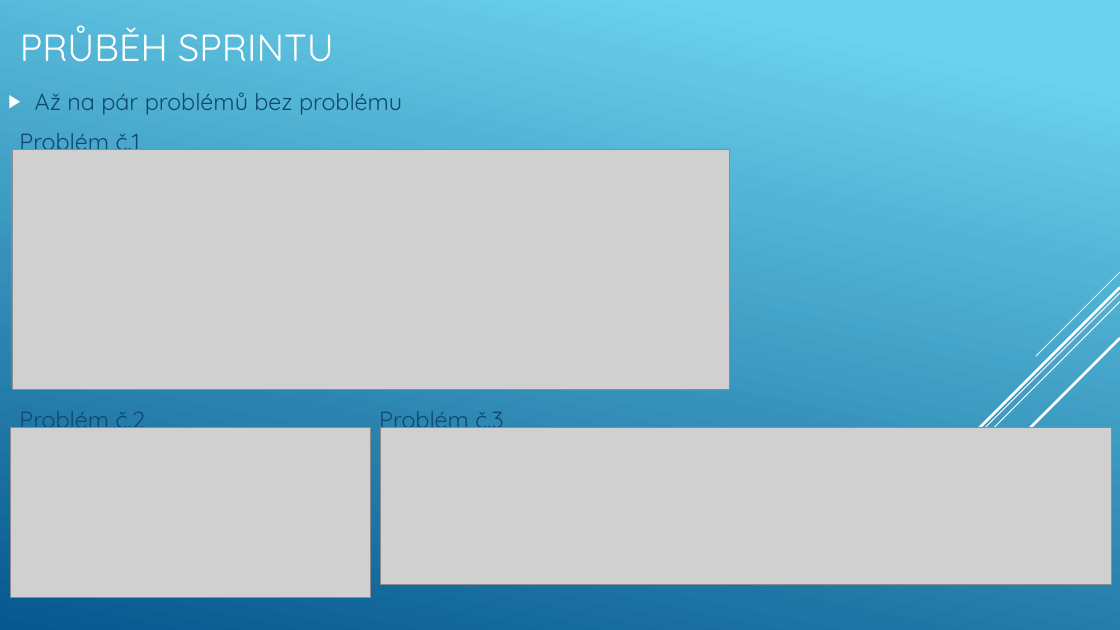
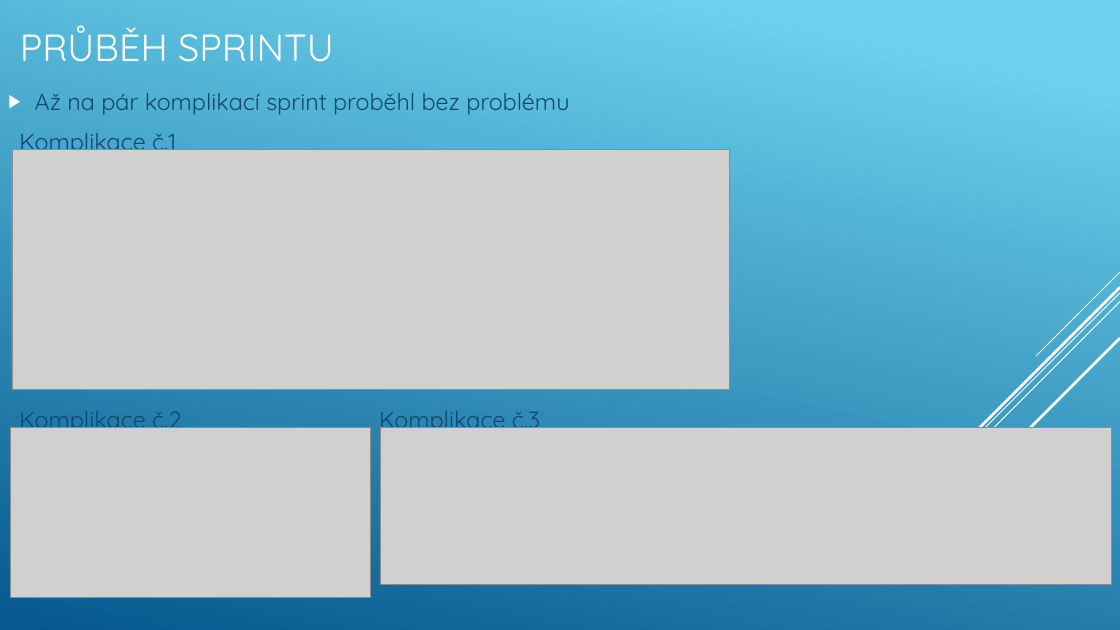
Before and after one commit to BulakM/RSP, a slide deck: slide 4 of Prezentace/Logos polytechnikos.pptx. Drawn at 1120x630 pixels with LibreOffice and Linux fonts; fonts in the diff are those of the drawing; grey boxes stand for pictures. Boxes give left, top, right and bottom in pixels: in the first picture for what was removed or moved away, otherwise in the second. Text is boxed around its words. In the diff, an @@ line names an element or a change of style, - is before the commit and + after.

```diff
--- a/Prezentace/Logos polytechnikos.pptx
+++ b/Prezentace/Logos polytechnikos.pptx
@@ text at <box>35,93,569,115</box>: text changed @@
-▶ Až na pár problémů bez problému
+▶ Až na pár komplikací sprint proběhl bez problému
@@ text at <box>19,133,176,157</box>: text changed @@
-Problém č.1
+Komplikace č.1
@@ text at <box>19,411,181,434</box>: text changed @@
-Problém č.2
+Komplikace č.2
@@ text at <box>379,411,540,435</box>: text changed @@
-Problém č.3
+Komplikace č.3
```
Also in this commit, not shown: 4 other slides changed.
